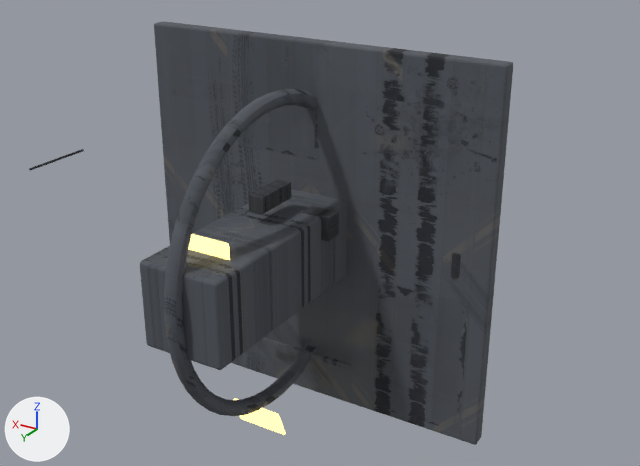
What one commit did to the Blender file assets/ships/parts/blender/place_station_trade_hub_authored.blend.
Before and after are seen from a camera (50 mm lens) standing at (-17.8, 53.3, 25.9) and looking at (10.6, 6.0, 2.2). Every picture has the same lights, and +X, +Y and +Z are marked at lower left. The picture after the commit comes second.

Names of what the first picture shows: 'DET_antenna_mast', 'DET_cargo_rib', 'DET_dock_collar', 'DET_lie_billboard', 'DET_signage_meridian', 'Hub_Deck', 'Hub_Greeble_0', 'Hub_Greeble_2', 'Hub_Ring', 'Hub_Tower'.
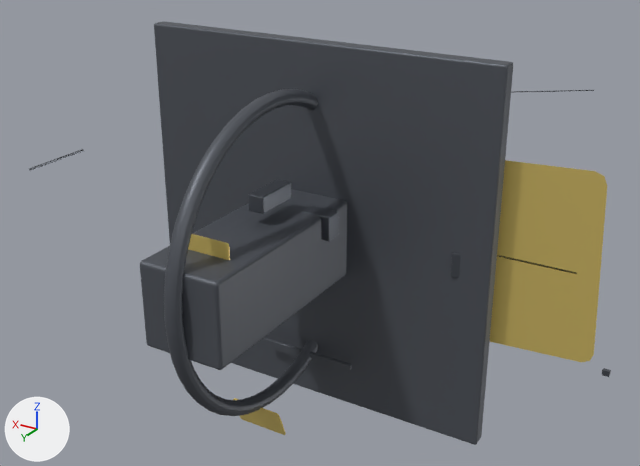
What changed in the scene script:
```text
Change mat_material_hull:
    remove # nodes: BsdfPrincipled, Bump, Group x2, Mapping x2, Math x4, Mix x3, OutputMaterial, RGB, SeparateColor, TexCoord x2, TexImage x2, Value
    remove # colours: grey #818690, white #e7e7e7
    remove # uses the picture img_hub_trim
    remove # uses the picture img_hub_wear
    nodes: BsdfPrincipled, Mix, OutputMaterial, SeparateColor, TexImage
    colours: dark grey #595d65
    uses the picture img_place_station_trade_hub_wear_mask_2k_jpg
Change mat_material_mechanical:
    remove # nodes: BsdfPrincipled, Bump, Group x2, Mapping x2, Math x4, Mix x3, OutputMaterial, RGB, SeparateColor, TexCoord x2, TexImage x2, Value
    remove # colours: grey #6c6f76, white #e7e7e7
    remove # uses the picture img_hub_trim
    remove # uses the picture img_hub_wear
    nodes: BsdfPrincipled, Mix, OutputMaterial, SeparateColor, TexImage
    colours: dark grey #595d65
    uses the picture img_place_station_trade_hub_wear_mask_2k_jpg
Change mat_material_accent:
    remove # nodes: BsdfPrincipled, Bump, Group x2, Mapping x2, Math x4, Mix x3, OutputMaterial, RGB, SeparateColor, TexCoord x2, TexImage x2, Value
    remove # colours: yellow #f3da89, yellow #eace76, white #e7e7e7
    remove # uses the picture img_hub_trim
    remove # uses the picture img_hub_wear
    nodes: BsdfPrincipled, Mix, OutputMaterial, SeparateColor, TexImage
    colours: yellow #c4ad61, yellow #dac46c
    uses the picture img_place_station_trade_hub_wear_mask_2k_jpg
Add ob_det_edge_chamfer_band:
    ob_det_edge_chamfer_band = bpy.data.objects.new('DET_edge_chamfer_band', me_cube_018)  # a box spanning x -0.5..0.5, y -0.5..0.5, z -0.5..0.5; modifiers BEVEL, WEIGHTED_NORMAL
    ob_det_edge_chamfer_band.parent = ob_hub_deck
    ob_det_edge_chamfer_band.location = (0.0, 0.0, 0.7)
    ob_det_edge_chamfer_band.rotation_euler = (0.0, 0.05, 0.0)  # degrees (0, 2.9, 0)
    ob_det_edge_chamfer_band.scale = (13.5, 0.02, 13.5)
Add ob_det_cavity_grime_vent:
    ob_det_cavity_grime_vent = bpy.data.objects.new('DET_cavity_grime_vent', me_cube_016)  # a box spanning x -0.5..0.5, y -0.5..0.5, z -0.5..0.5; modifiers BEVEL, WEIGHTED_NORMAL
    ob_det_cavity_grime_vent.parent = ob_hub_deck
    ob_det_cavity_grime_vent.location = (-8.0, 0.0, -6.0)
    ob_det_cavity_grime_vent.scale = (0.5, 0.3, 0.4)
Add ob_det_panel_line_emphasis:
    ob_det_panel_line_emphasis = bpy.data.objects.new('DET_panel_line_emphasis', me_cube_014)  # a box spanning x -0.5..0.5, y -0.5..0.5, z -0.5..0.5; modifiers BEVEL, WEIGHTED_NORMAL
    ob_det_panel_line_emphasis.parent = ob_hub_deck
    ob_det_panel_line_emphasis.location = (0.0, 0.0, 0.65)
    ob_det_panel_line_emphasis.scale = (12.0, 0.02, 0.15)
```

Pixel boxes (x1, y1, x2, y2) of what changed, in the pictures (640 x 466 px):
'Hub_Deck', surface changed
    both: (163, 29, 513, 440)
'Hub_Tower', surface changed (lighter)
    both: (140, 189, 347, 367)
'DET_edge_chamfer_band', added (yellow)
    after: (490, 160, 607, 362)
'Hub_Greeble_2', surface changed (black to grey)
    both: (248, 181, 291, 214)
'DET_signage_meridian', surface changed (beige to yellow)
    both: (188, 234, 230, 260)
'DET_lie_billboard', surface changed (beige to yellow)
    both: (233, 398, 286, 435)
'DET_antenna_mast', surface changed
    both: (29, 149, 84, 170)
'DET_panel_line_emphasis', added
    after: (498, 256, 577, 274)
'DET_rivet_row', now drawn
    after: (514, 90, 594, 92)
'DET_cavity_grime_vent', added
    after: (602, 368, 611, 377)
